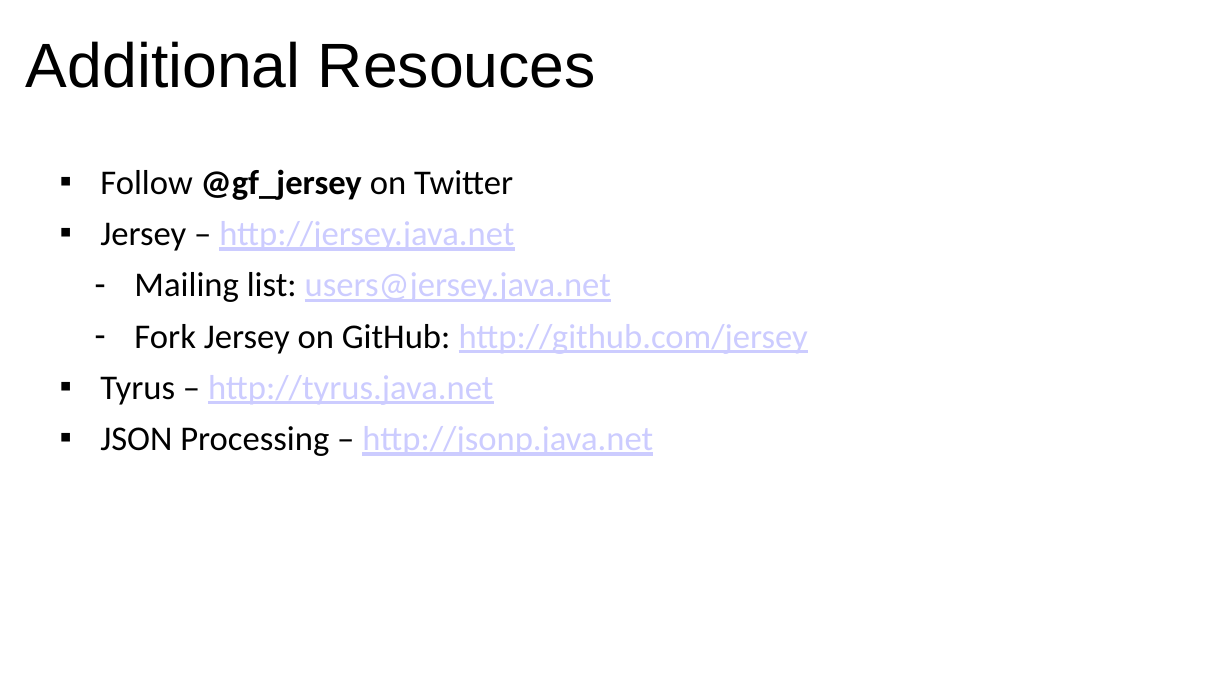
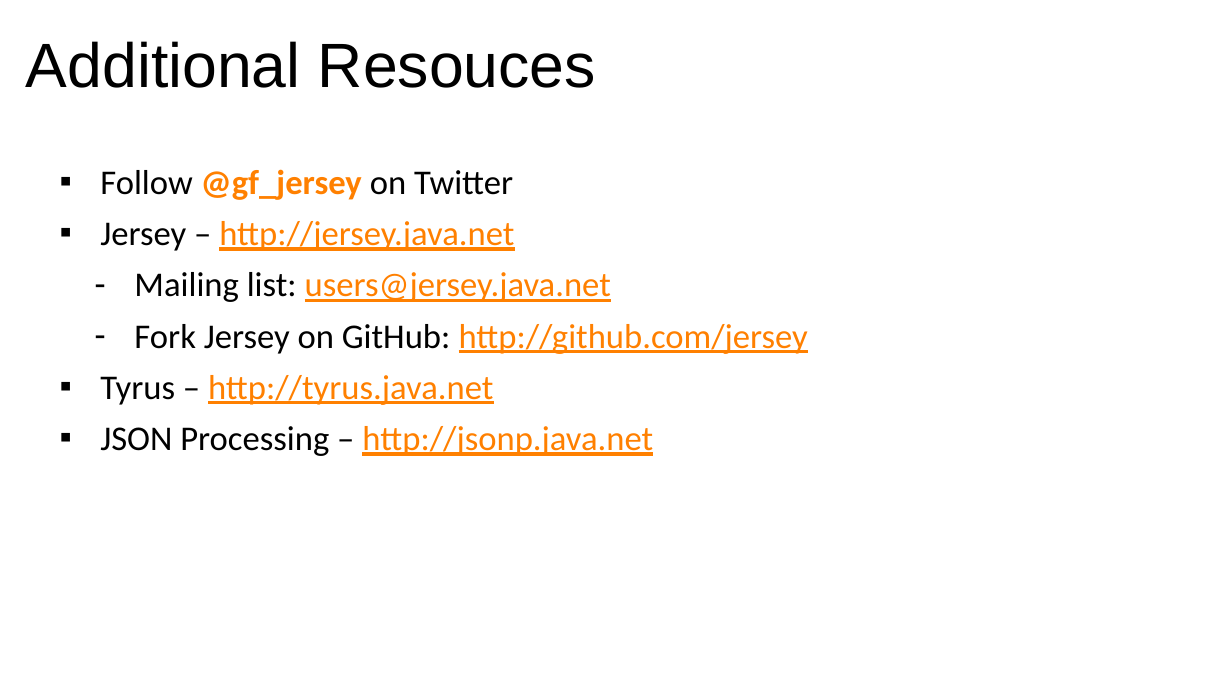
Before and after one commit to javaee/jersey-hol-sse-websocket, a slide deck: slide 55 of lab-guide-devoxx.pptx (slide 52 before the commit). Drawn at 1232x693 pixels with LibreOffice and Linux fonts; fonts in the diff are those of the drawing; background and template pictures are left out. Boxes give left, top, right and bottom in pixels: in the first picture for what was removed or moved away, otherwise in the second. Text is boxed around its words. In the diff, an @@ line names an element or a change of style, - is before the commit and + after.

```diff
--- a/lab-guide-devoxx.pptx
+++ b/lab-guide-devoxx.pptx
@@ text "Follow @gf_jersey on Twitter" at bbox=[100, 169, 808, 456]: text colour #000000 to #FF8000 in "@gf_jersey"; text colour #CCCCFF to #FF8000 in "http://jersey.java.net", "users@jersey.java.net", "http://github.com/jersey", "http://tyrus.java.net" and 1 more places @@
```
Also in this commit, not shown: 14 other slides changed, 3 slides added.
